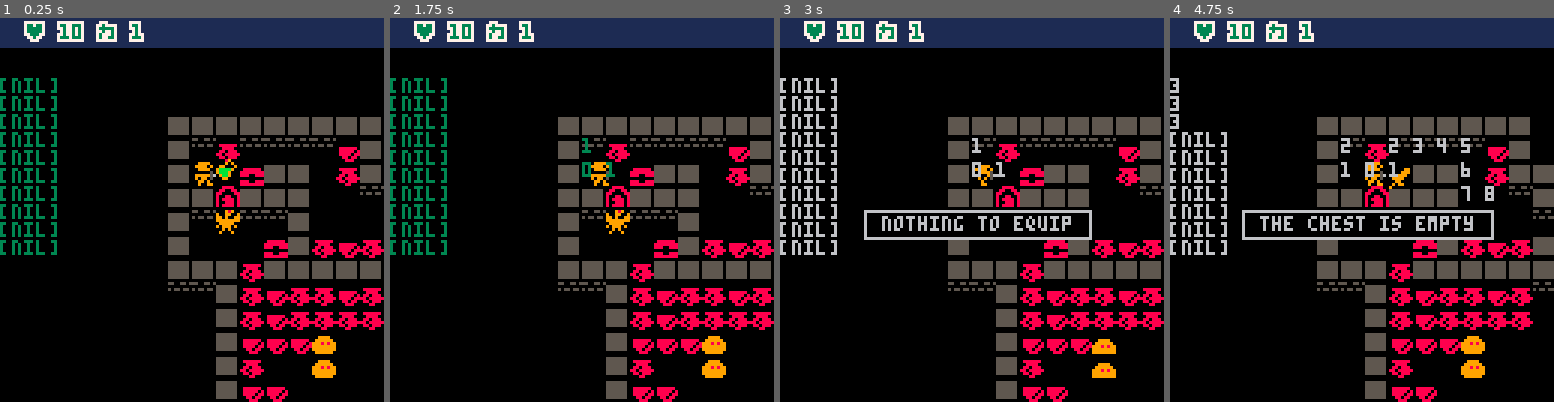
Above: before the commit, frames 1-4 (left to right).
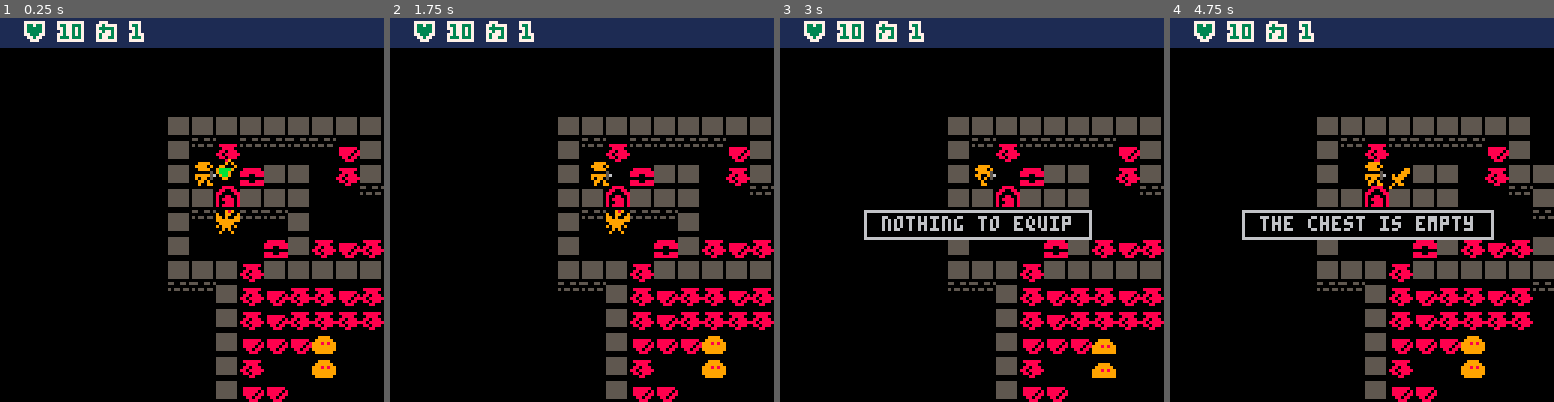
Above: after the commit, the same moments.

Repository: chebastian/picoabyss
Game: PICO-8 cartridge rouge.p8
Two runs of this game, one before a commit and one after it. Both use one fixed random seed, a clock stepped at 60 frames per second and the inputs below.
Inputs:
- Up to frame 1 (0.25 s): no input
- Up to frame 2 (1.75 s): tap X (X key) at 0.33, 1.07 s; tap O (Z key) at 0.7, 1.7 s; hold Right from 1.6 s (still down)
- Up to frame 3 (3 s): tap X (X key) at 1.85, 2.97 s; release Right at 2.1 s; tap O (Z key) at 2.1, 2.5, 2.9 s; hold Up 2.15-2.42 s; hold Right from 2.47 s (still down)
- Up to frame 4 (4.75 s): release Right at 3.03 s; hold Left 3.08-3.58 s; tap O (Z key) every 0.4 s from 3.3 to 4.5 s; hold Down 3.63-3.97 s; hold Right 4.02-4.68 s; tap X (X key) at 4.08 s; hold Up from 4.73 s (still down)

The runs differ from the first frame. In frame 1, 2.4% of the frame differs, in the area x 0-15%, y 15-62%; in frame 2, 2.6%, in the area x 0-59%, y 15-62%; in frame 3, 2.6%; in frame 4, 2.6%.

Commit message:
use lookup instead of array find

Diff:
--- a/rouge.p8
+++ b/rouge.p8
@@ -7,7 +7,7 @@
  _dbg = {}
 	_wnd = {}
 
-	_drw_dbg = true
+	_drw_dbg = false
 	_upd = upd_game
 	_drw = drw_game
 	push_upd(upd_game)
@@ -457,6 +457,8 @@
  local dpth = 0
  local queue = {}
  local found = {nxt[1]}
+ local visited = {}
+ visited[ptoi(_plyr.pos)] = true
  while(dpth <= 7) do
  	dpth+=1
 	 for ite in all(nxt) do
@@ -464,9 +466,9 @@
 		  local it = ite.po
 		  local np = p(it.x+d.x,it.y+d.y)
 		  if(chk_solid(np) == false
-		  and arr_cont(found,np,cmp_p) == false
-		  and arr_cont(queue,np,cmp_p) == false
-		  )then
+		  and visited[ptoi(np)] == nil)
+		  then
+		   visited[ptoi(np)] = true
 		   add(queue,{po=p(np.x,np.y),dst=dpth})
 		  end
 		 end
